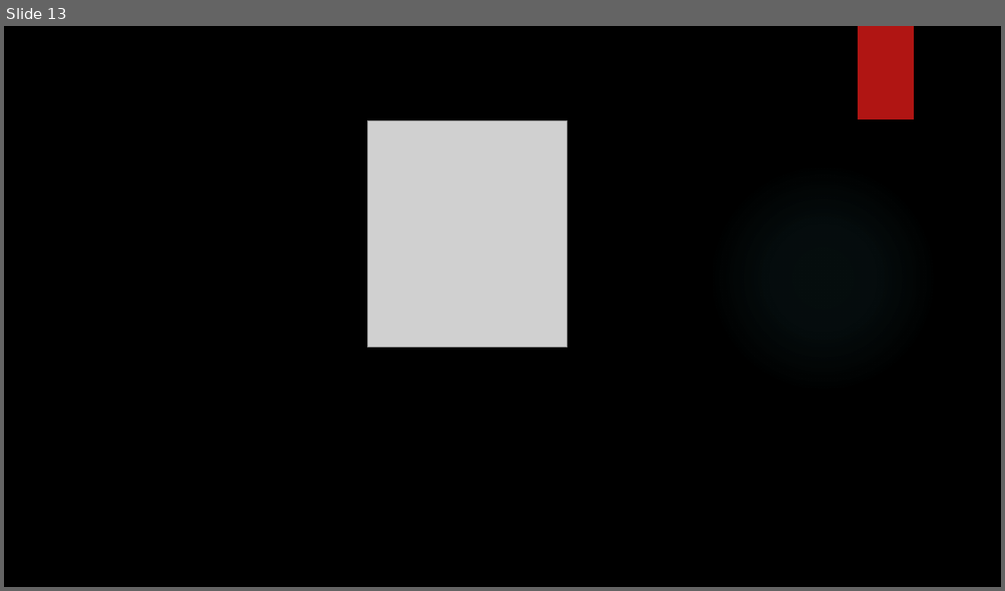
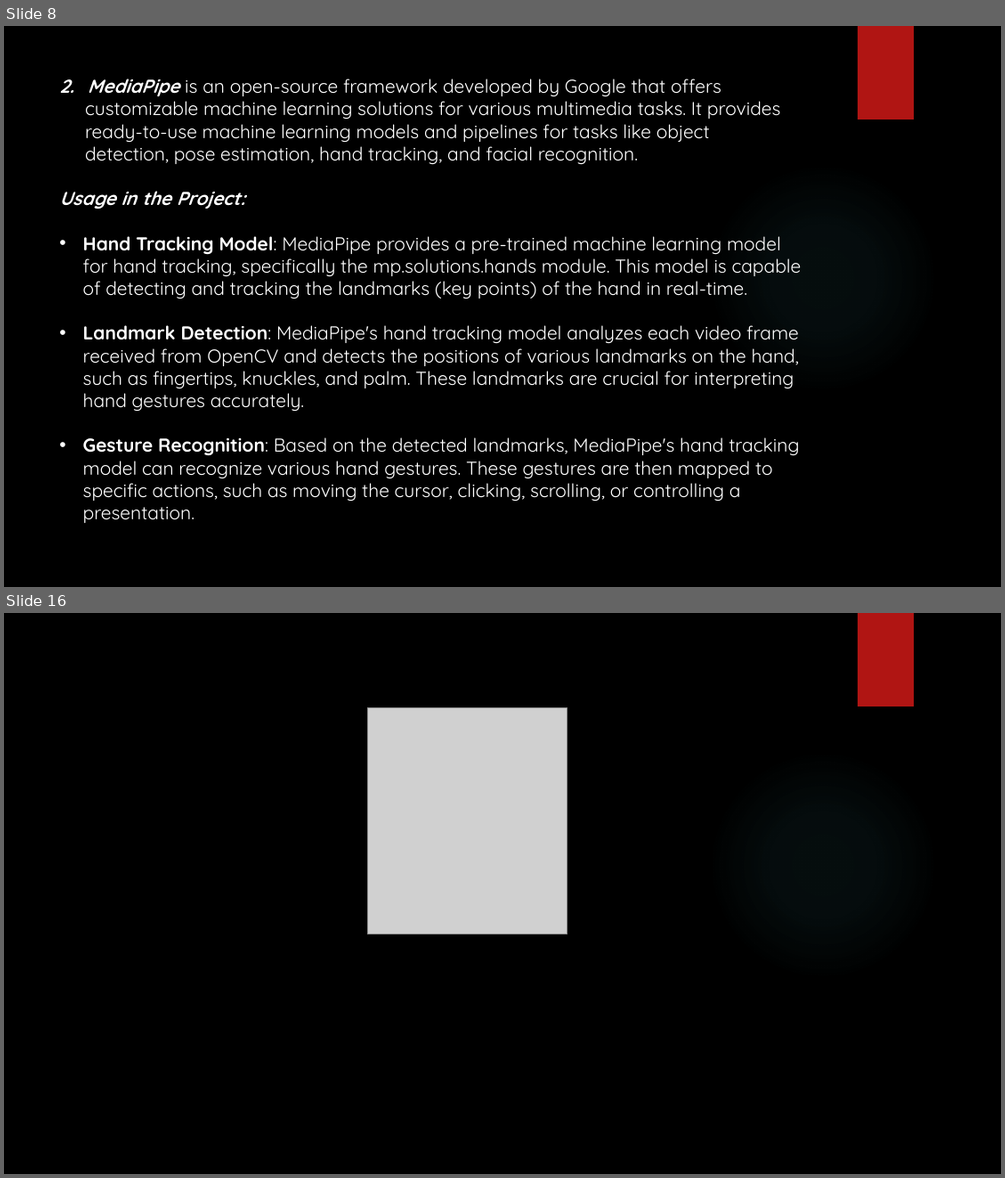
Before and after one commit to thatsabhishek/Gesture-Control-System, a slide deck: Gesture Control System.pptx. Shown one above the other, each under a label of ours: slide 13 before the commit, slides 8 and 16 after it; the slides between them are not shown. The pictures are 1005x591 and 1005x1178 pixels, drawn with LibreOffice and Linux fonts; fonts in the diff are those of the drawing; grey boxes stand for pictures; background and template pictures are left out. Boxes give left, top, right and bottom in pixels: in the first picture for what was removed or moved away, otherwise in the second. Text is boxed around its words. In the diff, an @@ line names an element or a change of style, - is before the commit and + after.

```diff
--- a/Gesture Control System.pptx
+++ b/Gesture Control System.pptx
@@ slide 8 added at (4, 26, 1001, 587), background picture (left out); not listed: 2 template elements that a slide beside it also shows @@
@@ text added at (59, 79, 801, 523), 18 pt, text #FFFFFF @@
+2. MediaPipe is an open-source framework developed by Google that offers
+customizable machine learning solutions for various multimedia tasks. It provides
+ready-to-use machine learning models and pipelines for tasks like object
+detection, pose estimation, hand tracking, and facial recognition.
+Usage in the Project:
+• Hand Tracking Model: MediaPipe provides a pre-trained machine learning model for hand tracking, specifically the mp.solutions.hands module. This model is capable of detecting and tracking the landmarks (key points) of the hand in real-time.
+• Landmark Detection: MediaPipe's hand tracking model analyzes each video frame received from OpenCV and detects the positions of various landmarks on the hand, such as fingertips, knuckles, and palm. These landmarks are crucial for interpreting hand gestures accurately.
+• Gesture Recognition: Based on the detected landmarks, MediaPipe's hand tracking model can recognize various hand gestures. These gestures are then mapped to specific actions, such as moving the cursor, clicking, scrolling, or controlling a presentation.
@@ what was slide 13 is now slide 16 @@
```
Also in this commit, not shown: 2 slides changed, 12 other slides added, 10 slides removed.
